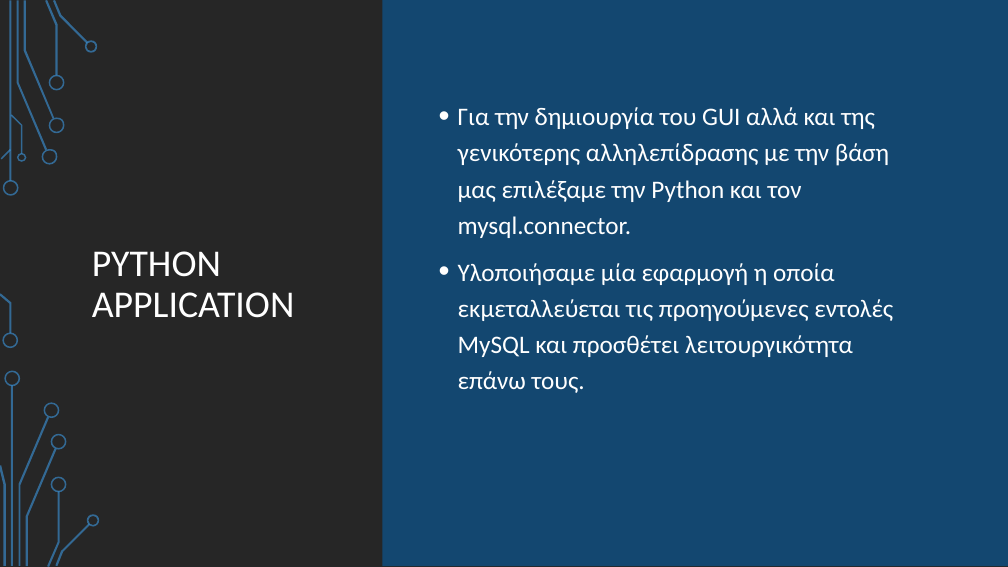
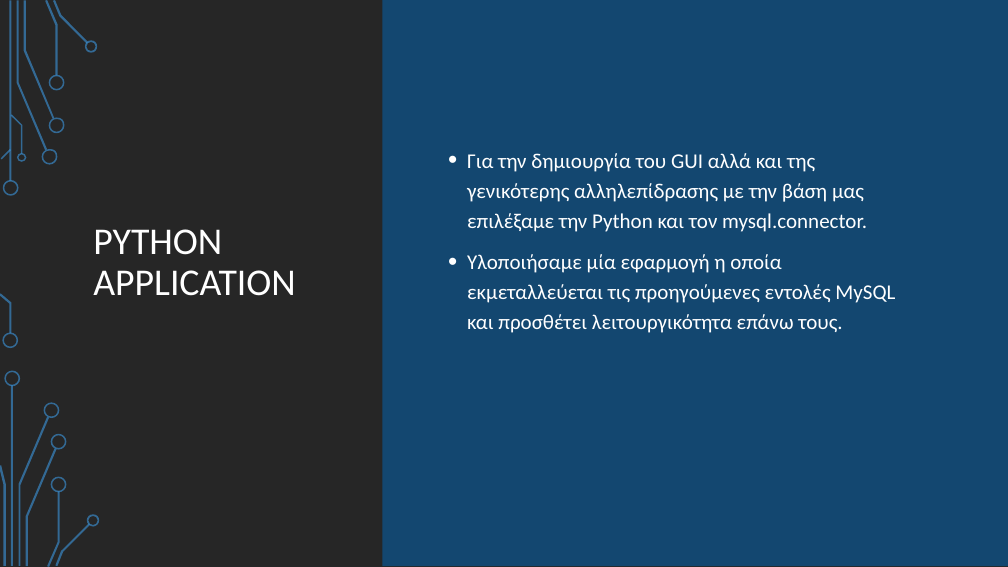
Before and after one commit to AngelosAnagnostopoulos/Commercial-Port-Application, a slide deck: slide 11 of Presentation/Presentation.pptx. Drawn at 1008x567 pixels with LibreOffice and Linux fonts; fonts in the diff are those of the drawing; background and template pictures are left out. Boxes give left, top, right and bottom in pixels: in the first picture for what was removed or moved away, otherwise in the second. Text is boxed around its words. In the diff, an @@ line names an element or a change of style, - is before the commit and + after.

```diff
--- a/Presentation/Presentation.pptx
+++ b/Presentation/Presentation.pptx
@@ title "PYTHON APPLICATION": place and size @@
-title "PYTHON APPLICATION" at (92, 251, 295, 318)
+title "PYTHON APPLICATION" at (93, 229, 296, 296)
@@ text "Για την δημιουργία του GUI ...": place and size @@
-text "Για την δημιουργία του GUI ..." at (458, 107, 893, 393)
+text "Για την δημιουργία του GUI ..." at (467, 153, 895, 333)
@@ text "Για την δημιουργία του GUI ..." at (467, 153, 895, 333): size 24 to 20 pt @@
```
Also in this commit, not shown: 12 other slides changed.
